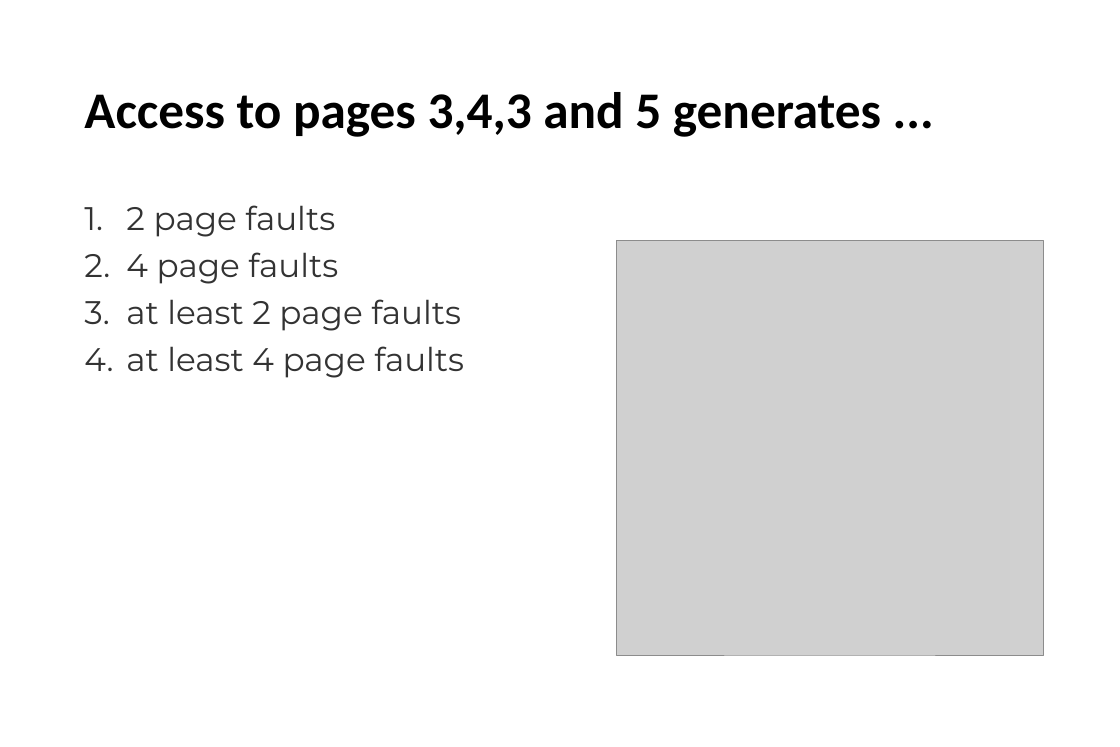
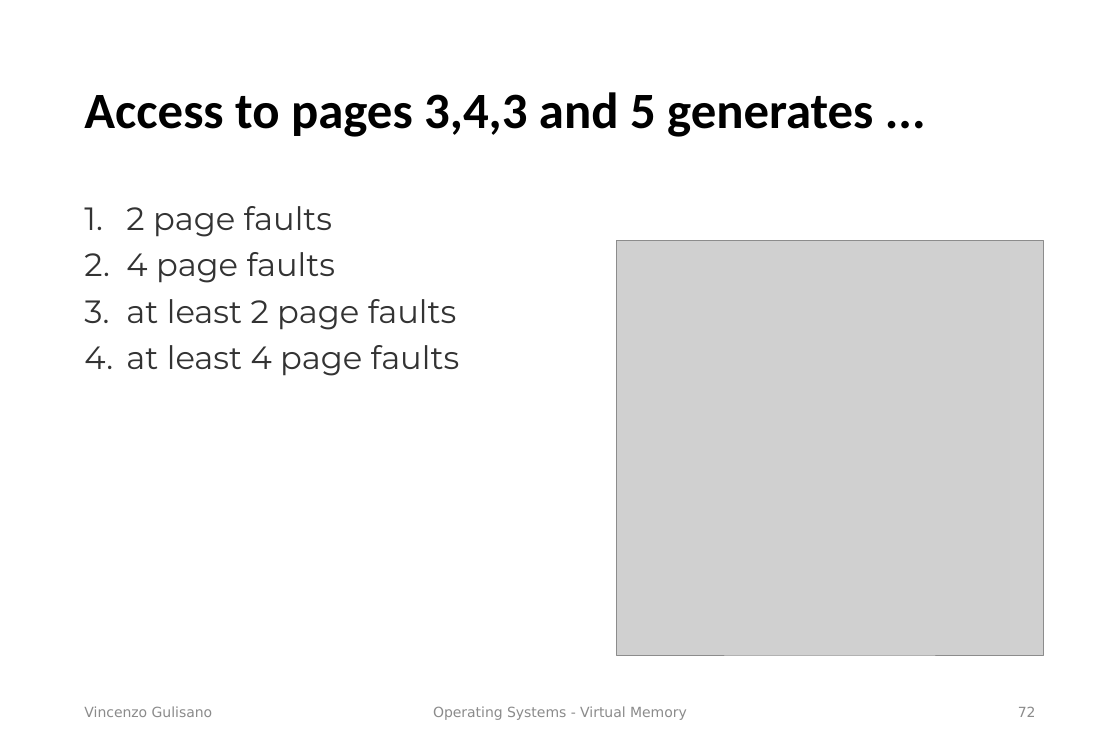
Before and after one commit to vincenzo-gulisano/os_material, a slide deck: slide 72 of slides/virtual_memory.pptx (slide 24 before the commit). Drawn at 1120x747 pixels with LibreOffice and Linux fonts; fonts in the diff are those of the drawing; grey boxes stand for pictures. Boxes give left, top, right and bottom in pixels: in the first picture for what was removed or moved away, otherwise in the second. Text is boxed around its words. In the diff, an @@ line names an element or a change of style, - is before the commit and + after.

Commit message:
changed logo, moved exercises, updated overview for lecture on virtual memory

```diff
--- a/slides/virtual_memory.pptx
+++ b/slides/virtual_memory.pptx
@@ title "Access to pages 3,4,3 and ..." at [84, 92, 873, 137]: size 49.5 to 49 pt @@
@@ text "2 page faults" at [126, 206, 460, 376]: size 31.5 to 31 pt @@
@@ text added at [84, 706, 213, 717], 13.5 pt, text #8C8C8C @@
+Vincenzo Gulisano
@@ text added at [433, 706, 687, 720], 13.5 pt, text #8C8C8C @@
+Operating Systems - Virtual Memory
@@ page number added at [1018, 706, 1036, 717], 13.5 pt, text #8C8C8C @@
+72
```
Also in this commit, not shown: 7 other slides changed, 7 slides added, 2 other files.
